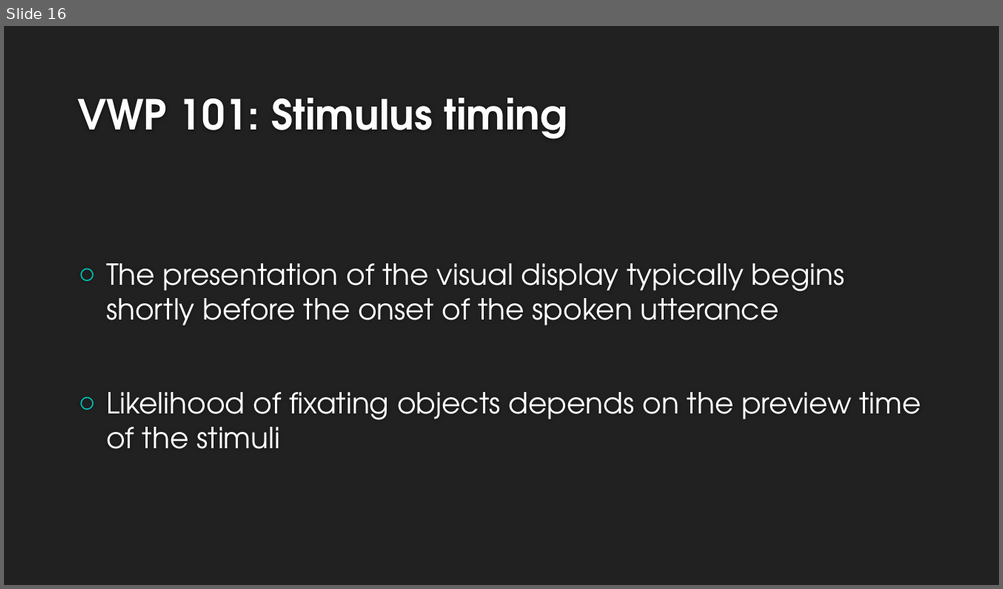
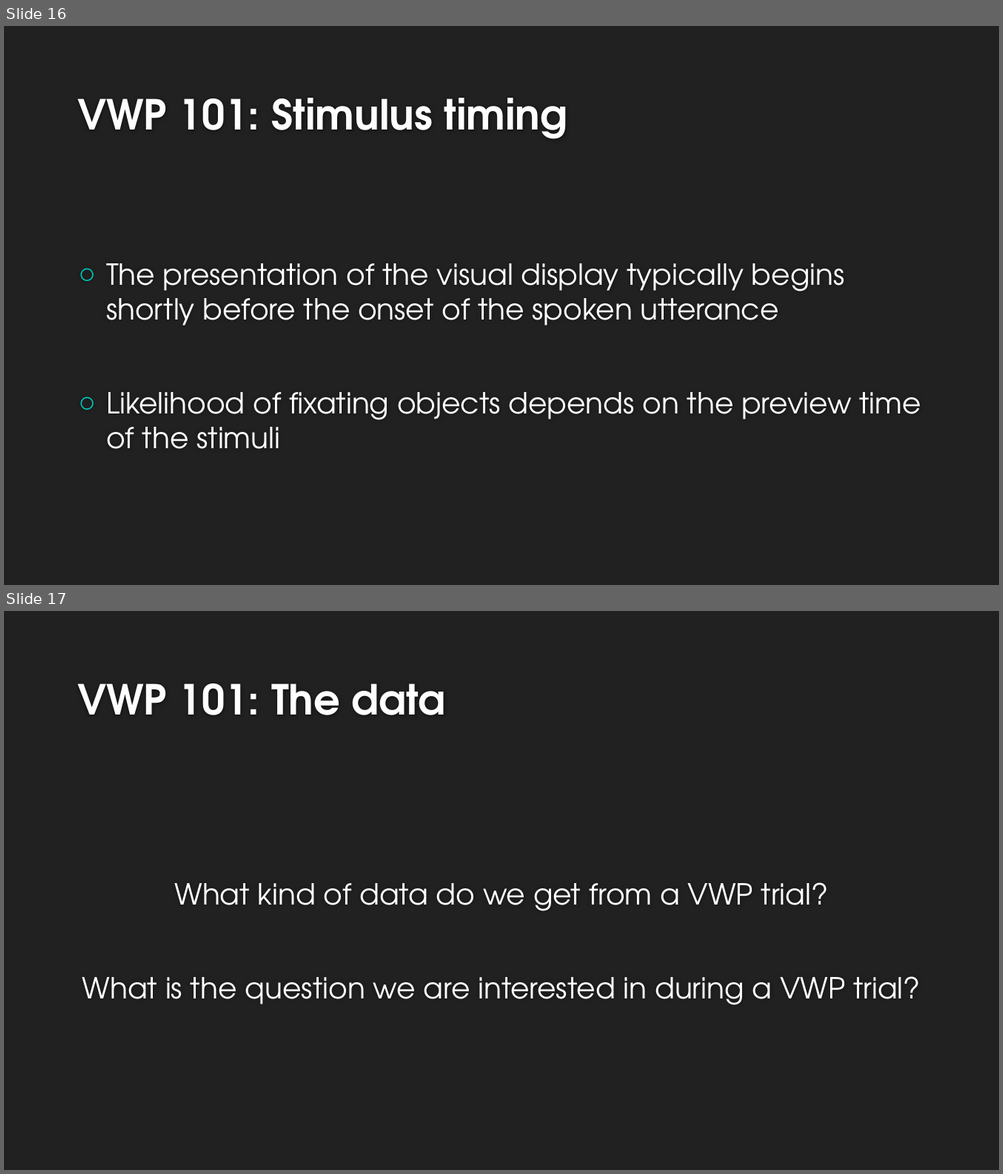
Before and after one commit to allisoct/ETLR23-24, a slide deck: slides/Day3.pptx. Shown one above the other, each under a label of ours: slide 16 before the commit, slides 16 and 17 after it. The pictures are 1003x589 and 1003x1174 pixels, drawn with LibreOffice and Linux fonts; fonts in the diff are those of the drawing; background and template pictures are left out. Boxes give left, top, right and bottom in pixels: in the first picture for what was removed or moved away, otherwise in the second. Text is boxed around its words. In the diff, an @@ line names an element or a change of style, - is before the commit and + after.

```diff
--- a/slides/Day3.pptx
+++ b/slides/Day3.pptx
@@ slide 17 added at [4, 611, 999, 1170], background #212121 @@
@@ title added at [77, 684, 446, 715], 40 pt, text #FEFEFE, bold @@
+VWP 101: The data
@@ text added at [82, 883, 920, 1005], 28 pt, text #FFFFFF @@
+What kind of data do we get from a VWP trial?
+What is the question we are interested in during a VWP trial?
```
Also in this commit, not shown: 2 slides changed, 15 other slides added, 1 slide removed.
